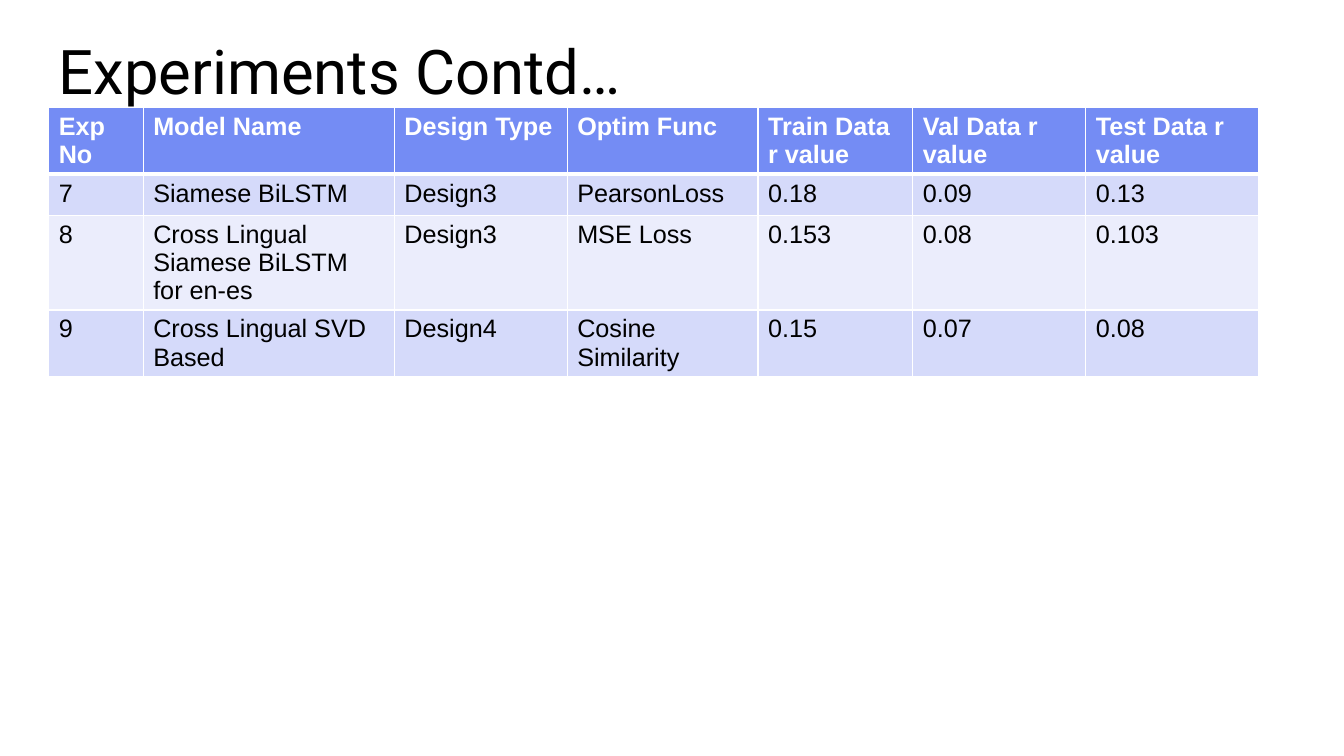
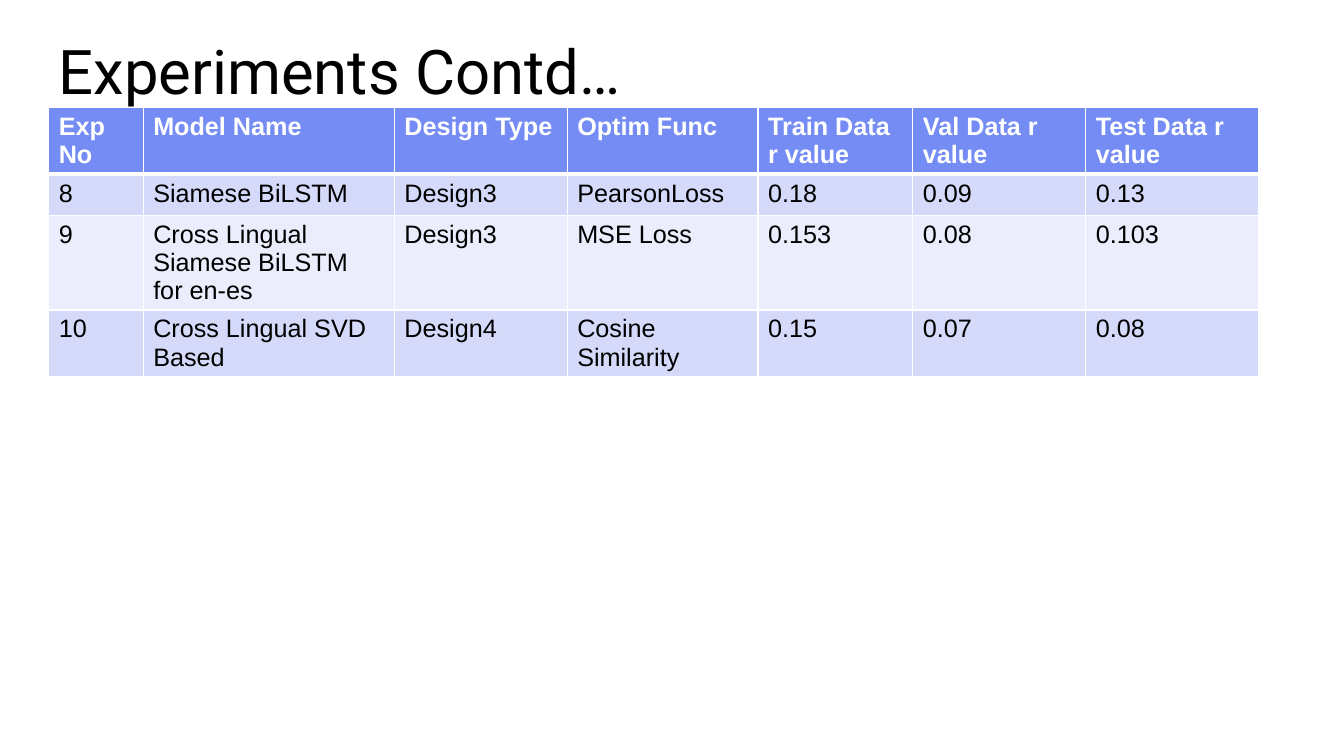
Before and after one commit to tanalpha-aditya/Advanced_Semantic_similarity, a slide deck: slide 10 of 4-final_report.pptx. Drawn at 1344x756 pixels with LibreOffice and Linux fonts; fonts in the diff are those of the drawing. Boxes give left, top, right and bottom in pixels: in the first picture for what was removed or moved away, otherwise in the second. Text is boxed around its words. In the diff, an @@ line names an element or a change of style, - is before the commit and + after.

```diff
--- a/4-final_report.pptx
+++ b/4-final_report.pptx
@@ table at (x1=48, y1=108, x2=1257, y2=391) @@
-row 2, column 1: 7
+row 2, column 1: 8
-row 3, column 1: 8
+row 3, column 1: 9
-row 4, column 1: 9
+row 4, column 1: 10
```
Also in this commit, not shown: 5 other slides changed, 10 other files.
